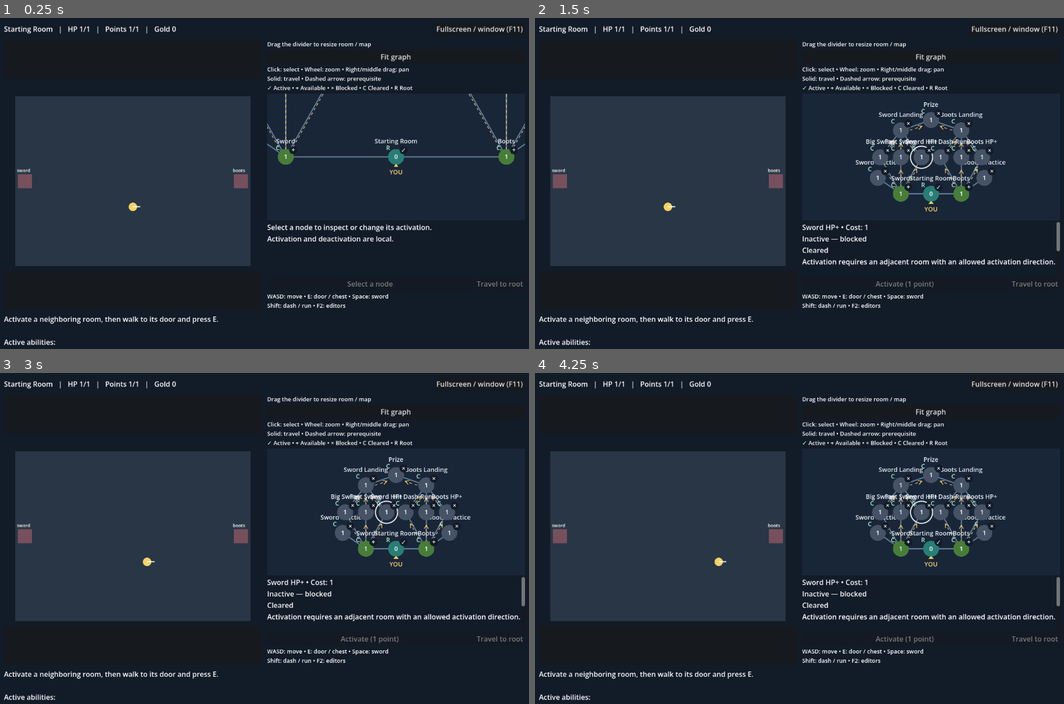
Above: before the commit, frames 1-4 (two rows, left to right).
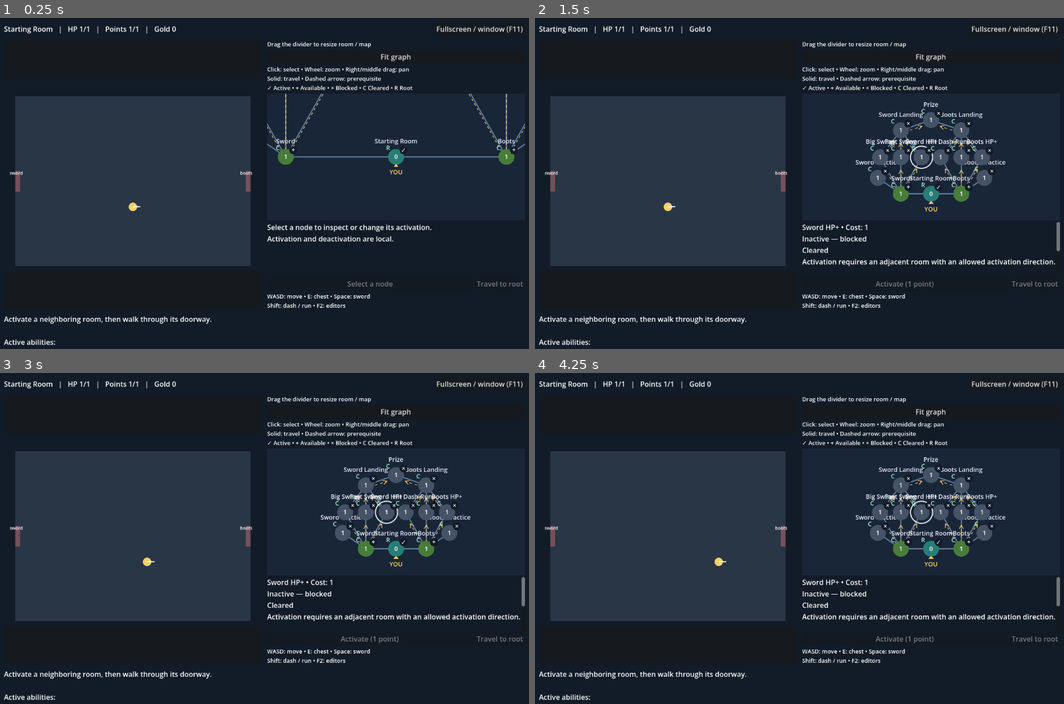
Above: after the commit, the same moments.

Repository: Gammapod/TreeMockup
Game: Godot game, scene res://main.tscn
Two runs of this game, one before a commit and one after it. Both use one fixed random seed, a clock stepped at 60 frames per second and the inputs below.
Inputs (mouse positions are in pixels of both pictures, inside the frame that each line leads up to):
- Up to frame 1 (0.25 s): no input
- Up to frame 2 (1.5 s): click "Fit graph" at 0.5 s; tap E at 1.25 s; drag from (931, 157) to (852, 110) at 1.27 s
- Up to frame 3 (3 s): tap E at 2, 2.75 s; drag from (158, 555) to (238, 608) at 2.02 s; move the mouse to (317, 465) at 2.77 s; hold D from 2.78 s (still down); hold Shift from 2.78 s (still down)
- Up to frame 4 (4.25 s): tap E at 3.05, 3.5 s; release D at 3.5 s; release Shift at 3.5 s; drag from (773, 608) to (640, 488) at 3.52 s

The runs differ from the first frame. In frame 1, 0.6% of the frame differs, in the area x 1-74%, y 45-93%; in frame 2, 0.6%; in frame 3, 0.6%; in frame 4, 0.6%.

Commit message:
Walkable doors

Diff:
--- a/v2/gameplay_tree.gd
+++ b/v2/gameplay_tree.gd
@@ -62,7 +62,7 @@
 			root_travel_requested.emit(gameplay_map.selected))
 	actions.add_child(root_travel)
 	var controls := Label.new()
-	controls.text = "WASD: move • E: door / chest • Space: sword\nShift: dash / run • F2: editors"
+	controls.text = "WASD: move • E: chest • Space: sword\nShift: dash / run • F2: editors"
 	controls.add_theme_font_size_override("font_size", 13)
 	controls.autowrap_mode = TextServer.AUTOWRAP_WORD_SMART
 	add_child(controls)
--- a/v2/main.gd
+++ b/v2/main.gd
@@ -10,7 +10,7 @@
 var room_records: Dictionary = {}
 var status: Label
 var hud: Label
-var message := "Activate a neighboring room, then walk to its door and press E."
+var message := "Activate a neighboring room, then walk through its doorway."
 var transition_pending := false
 var room_generation := 0
 var data_override: Dictionary = {}
@@ -164,7 +164,7 @@
 func _refresh() -> void:
 	room.player.set_capabilities(progression.capabilities())
 	room.apply_object_states(object_records.get(current, {}))
-	room.portals = _portals()
+	room.set_portals(_portals())
 	var collected: Dictionary = {}
 	var visible: Dictionary = {}
 	for pickup in data.templates[data.nodes[current].template].pickups:
--- a/v2/room.gd
+++ b/v2/room.gd
@@ -8,6 +8,10 @@
 
 const PLAYER = preload("res://player.gd")
 const PORTS := {"north": Vector2(400, 85), "south": Vector2(400, 555), "west": Vector2(65, 320), "east": Vector2(735, 320)}
+const ROOM_BOUNDS := Rect2(35, 55, 730, 530)
+const WALL_THICKNESS := 15.0
+const DOOR_HALF_WIDTH := 32.0
+const DOOR_ARM_DISTANCE := 80.0
 var player
 var template: Dictionary
 var portals: Array = []
@@ -20,13 +24,14 @@
 var object_states: Dictionary = {}
 var barriers: Dictionary = {}
 var tokens: Array = []
+var boundary_walls: Array = []
+var portal_armed: Dictionary = {}
 
 func configure(data: Dictionary, links: Array, collected: Dictionary, dead: Dictionary, entry: String, caps: Dictionary, hp: int, cleared: bool = false) -> void:
 	template = data
 	ports = data.get("ports", PORTS)
 	objects = data.get("objects", [])
 	tokens = [] if cleared else data.get("tokens", []).duplicate(true)
-	portals = links
 	defeated = dead.duplicate()
 	obstacles = data.obstacles
 	for pickup in data.pickups:
@@ -38,8 +43,7 @@
 	player.hp = mini(hp, player.max_hp)
 	player.attack.connect(_attack)
 	add_child(player)
-	for rect in [Rect2(35, 55, 730, 15), Rect2(35, 570, 730, 15), Rect2(35, 55, 15, 530), Rect2(750, 55, 15, 530)]:
-		_wall(rect)
+	set_portals(links)
 	for rect in obstacles:
 		_wall(rect)
 	for object in objects:
@@ -63,6 +67,81 @@
 		enemies.append({"id": id, "body": body, "hp": enemy.get("hp", 2) if enemy is Dictionary else 2, "speed": enemy.get("speed", 95.0) if enemy is Dictionary else 95.0, "radius": circle.radius})
 	apply_object_states({})
 
+func set_portals(links: Array) -> void:
+	portals = links
+	for wall in boundary_walls:
+		wall.queue_free()
+	boundary_walls.clear()
+	var openings := {"north": [], "south": [], "west": [], "east": []}
+	for portal in portals:
+		var side: String = _portal_side(ports[portal.port])
+		if portal.enabled:
+			openings[side].append(_portal_axis(ports[portal.port], side))
+		var key := _portal_key(portal)
+		if not portal_armed.has(key):
+			portal_armed[key] = player != null and player.position.distance_to(ports[portal.port]) >= DOOR_ARM_DISTANCE
+	_add_edge_walls("north", openings.north)
+	_add_edge_walls("south", openings.south)
+	_add_edge_walls("west", openings.west)
+	_add_edge_walls("east", openings.east)
+
+func _add_edge_walls(side: String, opening_axes: Array) -> void:
+	var start: float = ROOM_BOUNDS.position.x if side in ["north", "south"] else ROOM_BOUNDS.position.y
+	var end: float = ROOM_BOUNDS.end.x if side in ["north", "south"] else ROOM_BOUNDS.end.y
+	var cursor := start
+	var axes: Array = opening_axes.duplicate()
+	axes.sort()
+	for axis_value in axes:
+		var axis: float = axis_value
+		var opening_start := clampf(axis - DOOR_HALF_WIDTH, start, end)
+		var opening_end := clampf(axis + DOOR_HALF_WIDTH, start, end)
+		_add_edge_segment(side, cursor, opening_start)
+		cursor = maxf(cursor, opening_end)
+	_add_edge_segment(side, cursor, end)
+
+func _add_edge_segment(side: String, from: float, to: float) -> void:
+	if to - from <= 0.01:
+		return
+	var rect: Rect2
+	match side:
+		"north": rect = Rect2(from, ROOM_BOUNDS.position.y, to - from, WALL_THICKNESS)
+		"south": rect = Rect2(from, ROOM_BOUNDS.end.y - WALL_THICKNESS, to - from, WALL_THICKNESS)
+		"west": rect = Rect2(ROOM_BOUNDS.position.x, from, WALL_THICKNESS, to - from)
+		"east": rect = Rect2(ROOM_BOUNDS.end.x - WALL_THICKNESS, from, WALL_THICKNESS, to - from)
+	boundary_walls.append(_wall(rect))
+
+func _portal_side(point: Vector2) -> String:
+	var distances := {
+		"north": absf(point.y - (ROOM_BOUNDS.position.y + WALL_THICKNESS)),
+		"south": absf(point.y - (ROOM_BOUNDS.end.y - WALL_THICKNESS)),
+		"west": absf(point.x - (ROOM_BOUNDS.position.x + WALL_THICKNESS)),
+		"east": absf(point.x - (ROOM_BOUNDS.end.x - WALL_THICKNESS))
+	}
+	var side := "north"
+	for candidate in distances:
+		if distances[candidate] < distances[side]:
+			side = candidate
+	return side
+
+func _portal_axis(point: Vector2, side: String) -> float:
+	return point.x if side in ["north", "south"] else point.y
+
+func _portal_key(portal: Dictionary) -> String:
+	return portal.destination + "/" + portal.port + "/" + portal.entry
+
+func _crossed_portal(portal: Dictionary) -> bool:
+	var point: Vector2 = ports[portal.port]
+	var side := _portal_side(point)
+	var axis := _portal_axis(player.position, side)
+	if absf(axis - _portal_axis(point, side)) > DOOR_HALF_WIDTH:
+		return false
+	match side:
+		"north": return player.position.y <= ROOM_BOUNDS.position.y
+		"south": return player.position.y >= ROOM_BOUNDS.end.y
+		"west": return player.position.x <= ROOM_BOUNDS.position.x
+		"east": return player.position.x >= ROOM_BOUNDS.end.x
+	return false
+
 func suppress_tokens() -> void:
 	tokens.clear()
 	queue_redraw()
@@ -112,6 +191,14 @@
 			var id: String = tokens[i].id
 			tokens.remove_at(i)
 			objective_event.emit("token_collected", id)
+	for portal in portals:
+		var key := _portal_key(portal)
+		if not portal_armed.get(key, false) and player.position.distance_to(ports[portal.port]) >= DOOR_ARM_DISTANCE:
+			portal_armed[key] = true
+		if portal.enabled and portal_armed.get(key, false) and _crossed_portal(portal):
+			portal_armed[key] = false
+			portal_requested.emit(portal.destination, portal.entry)
+			return
 	queue_redraw()
 
 func _unhandled_key_input(event: InputEvent) -> void:
@@ -121,10 +208,6 @@
 				var id: String = pickups[i].id
 				pickups.remove_at(i)
 				reward_collected.emit(id)
-				return
-		for portal in portals:
-			if portal.enabled and player.position.distance_to(ports[portal.port]) < 55:
-				portal_requested.emit(portal.destination, portal.entry)
 				return
 
 func _attack(origin: Vector2, facing: Vector2, reach: float, damage: int) -> void:
@@ -166,8 +249,16 @@
 			"switch": draw_circle(object.position, 16, Color("7ef1a6") if object_states.get(object.id, false) else Color("e5935d"))
 	for portal in portals:
 		var point: Vector2 = ports[portal.port]
-		draw_rect(Rect2(point - Vector2(22, 22), Vector2(44, 44)), Color("65cbb1") if portal.enabled else Color("77505c"))
-		draw_string(ThemeDB.fallback_font, point + Vector2(-25, -28), portal.destination, HORIZONTAL_ALIGNMENT_LEFT, -1, 14)
+		var side := _portal_side(point)
+		var boundary := point
+		match side:
+			"north": boundary.y = ROOM_BOUNDS.position.y + WALL_THICKNESS * 0.5
+			"south": boundary.y = ROOM_BOUNDS.end.y - WALL_THICKNESS * 0.5
+			"west": boundary.x = ROOM_BOUNDS.position.x + WALL_THICKNESS * 0.5
+			"east": boundary.x = ROOM_BOUNDS.end.x - WALL_THICKNESS * 0.5
+		var size := Vector2(DOOR_HALF_WIDTH * 2, WALL_THICKNESS) if side in ["north", "south"] else Vector2(WALL_THICKNESS, DOOR_HALF_WIDTH * 2)
+		draw_rect(Rect2(boundary - size * 0.5, size), Color("65cbb1") if portal.enabled else Color("77505c"))
+		draw_string(ThemeDB.fallback_font, boundary + Vector2(-25, -20), portal.destination, HORIZONTAL_ALIGNMENT_LEFT, -1, 14)
 	for pickup in pickups:
 		if pickup.get("chest", false):
 			draw_rect(Rect2(pickup.position - Vector2(15, 12), Vector2(30, 24)), Color("ffd569"))
--- a/v2/tests/shell_tests.gd
+++ b/v2/tests/shell_tests.gd
@@ -40,15 +40,18 @@
 	root.push_input(key)
 	_expect(game.room.player.attack_time == 0, "Editor blocks gameplay input")
 	game._close_studio()
-	# Door input crosses the same boundary and still uses the coordinator.
+	# Crossing a linked boundary uses the same coordinator path; E remains for
+	# deliberate object interactions.
 	for portal in game.room.portals:
 		if portal.destination == "sword":
-			game.room.player.position = game.room.ports[portal.port]
-	key.physical_keycode = KEY_E
-	root.push_input(key)
+			game.room.player.position = game.room.ports[portal.port] + Vector2.LEFT * 40
+	game.room._physics_process(0.0)
 	await process_frame
-	_expect(game.current == "sword", "Door input still transitions rooms")
+	await process_frame
+	_expect(game.current == "sword", "Walking through an enabled doorway transitions rooms")
 	_expect(game.room.get_viewport() == game.shell.room_viewport, "Transitions retain the room viewport")
+	game.room._physics_process(0.0)
+	_expect(game.current == "sword", "Arrival inside a paired doorway does not immediately bounce back")
 	game.queue_free()
 	await process_frame
 	if failures.is_empty():
Not shown, changed: v2/docs/backlog.md
Not shown, changed: v2/docs/knowledge/experiments.md
Not shown, changed: v2/docs/knowledge/invariants.md
Not shown, changed: v2/docs/knowledge/ui.md
